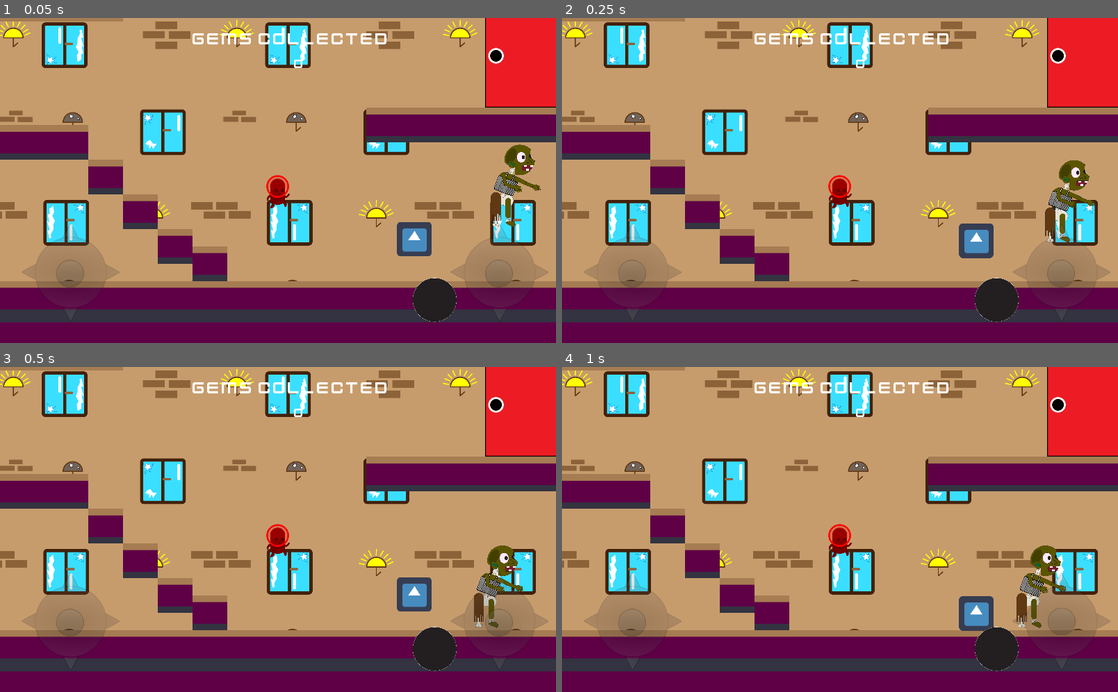
Above: before the commit, frames 1-4 (two rows, left to right).
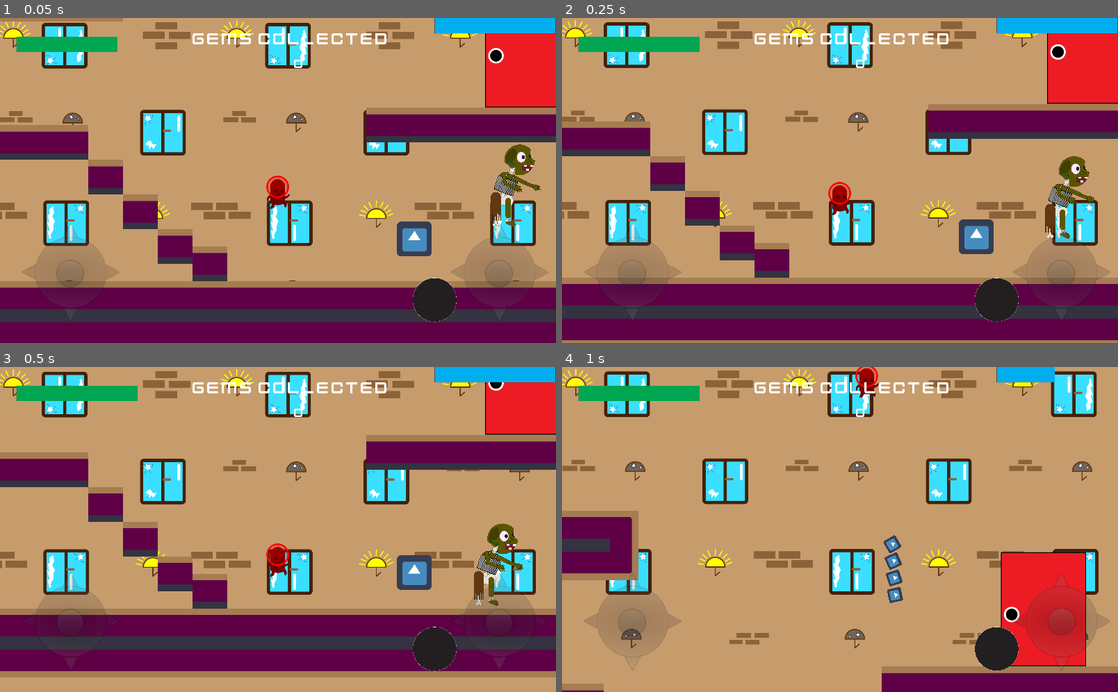
Above: after the commit, the same moments.

Repository: Tomisin127/Enigmatic-Games
Game: Godot game, scene res://scenes/level1.tscn
Two runs of this game, one before a commit and one after it. Both use one fixed random seed, a clock stepped at 60 frames per second and the inputs below. The engine's default icon, where the game draws it, is replaced by a stand-in: a white triangle on a blue panel in a dark square.
Inputs (mouse positions are in pixels of both pictures, inside the frame that each line leads up to):
- Up to frame 1 (0.05 s): no input
- Up to frame 2 (0.25 s): no input
- Up to frame 3 (0.5 s): no input
- Up to frame 4 (1 s): tap Enter (ui_accept) at 0.5, 0.77 s; move the mouse to (962, 513) at 0.52 s; hold Right (ui_right) from 0.53 s (still down); hold Home (ui_home) from 0.53 s (still down); click (962, 513) at 0.67 s

The runs differ from the first frame. In frame 1, 3.4% of the frame differs, in the area x 0-100%, y 0-81%; in frame 2, 12%; in frame 3, 41%, in the area x 0-100%, y 0-100%; in frame 4, 38%.
Error before the commit: Parse Error: The identifier "velocity" isn't declared in the current scope. (res://scripts/player.gd:435)

Commit message:
controls

Diff:
--- a/heights_of_glory/heights_of_glory/scenes/level1.tscn
+++ b/heights_of_glory/heights_of_glory/scenes/level1.tscn
@@ -95,11 +95,9 @@
 
 [node name="player" parent="." instance=ExtResource( 6 )]
 position = Vector2( 670, 390 )
-collision_mask = 1
 
 [node name="enemy" parent="." instance=ExtResource( 7 )]
 position = Vector2( 1124.22, 351.113 )
-collision_mask = 1
 
 [node name="box" parent="." instance=ExtResource( 8 )]
 position = Vector2( 921, 498.224 )
--- a/heights_of_glory/heights_of_glory/scripts/level1.gd
+++ b/heights_of_glory/heights_of_glory/scripts/level1.gd
@@ -14,10 +14,7 @@
 
 func _ready():
 	#connect the signal that will flip the sprite when the analogy is moved
-	$hud/CanvasLayer/Control/Analog.connect("flip_left",$player,"flip_sprite_left")
-	$hud/CanvasLayer/Control/Analog.connect("flip_right", $player, "flip_sprite_right")
 
-	#call the on spawn timeout, so that the gems can spawn on the screen
 	_on_gem_spawn_time_timeout()
 
 	#setting the target to player
@@ -25,7 +22,7 @@
 
 	#connect the health changes signal to the player
 	$player.connect("sg_health_change",$hud,"health_change")
-
+	$hud/CanvasLayer/Control/Analog.connect("dir_changed",$player,"joystick_motion")
 	set_process(true)
 
 
--- a/heights_of_glory/heights_of_glory/scripts/player.gd
+++ b/heights_of_glory/heights_of_glory/scripts/player.gd
@@ -73,8 +73,6 @@
 	connect("revive",self,"revive_player")
 
 	#this emits signal for the player to be moved by the joysick
-	get_parent().get_node('hud/CanvasLayer/Control/Analog').connect('move', self, '_on_JoystickMove')
-	get_parent().get_node('hud/CanvasLayer/Control/shoot_joystick').connect('shoot_signal', self, 'shoot_a')
 
 
 	connect("sg_player_dead",get_parent(),"revive_player")
@@ -430,17 +428,17 @@
 #	$sprite.flip_h=0
 #	pass
 
-	if joystickVector and joystickVector.length() != 0:
-		velocity += joystickVector
-	if velocity.length() > 0:
-		velocity = velocity * speed
-
-	nextPosition += velocity * delta
-	nextPosition.x = clamp(nextPosition.x, -16, screensize.x+300)
-	nextPosition.y = clamp(nextPosition.y, -16, screensize.y+300)
-
-	position = nextPosition
-
+#	if joystickVector and joystickVector.length() != 0:
+#		velocity += joystickVector
+#	if velocity.length() > 0:
+#		velocity = velocity * speed
+#
+#	nextPosition += velocity * delta
+#	nextPosition.x = clamp(nextPosition.x, -16, screensize.x+300)
+#	nextPosition.y = clamp(nextPosition.y, -16, screensize.y+300)
+#
+#	position = nextPosition
+#
 
 func _on_JoystickMove(vector):
 	joystickVector = vector
